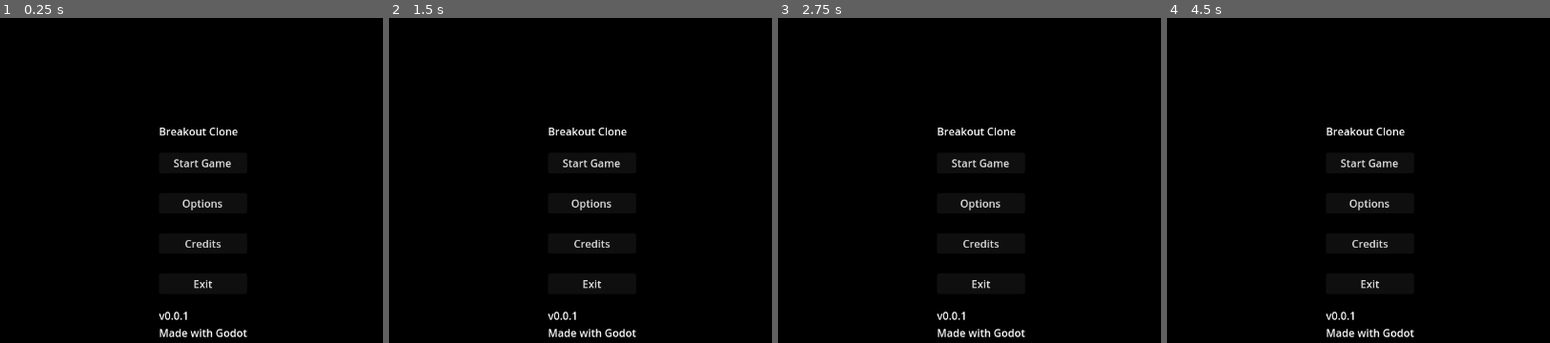
Above: before the commit, frames 1-4 (left to right).
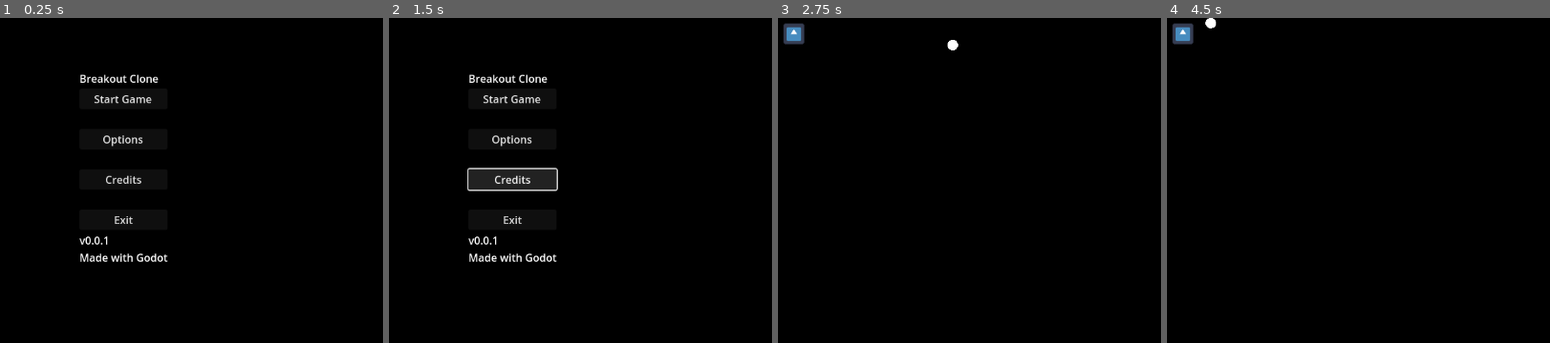
Above: after the commit, the same moments.

Repository: Modailun/breakout-clone
Game: Godot game, scene res://scenes/main_menu.tscn
Two runs of this game, one before a commit and one after it. Both use one fixed random seed, a clock stepped at 60 frames per second and the inputs below. The engine's default icon, where the game draws it, is replaced by a stand-in: a white triangle on a blue panel in a dark square.
Inputs (mouse positions are in pixels of both pictures, inside the frame that each line leads up to):
- Up to frame 1 (0.25 s): no input
- Up to frame 2 (1.5 s): click "Options" at 0.5 s; click "Credits" at 1.25 s
- Up to frame 3 (2.75 s): click "Start Game" at 2 s
- Up to frame 4 (4.5 s): click "Start Game" at 2.75 s; click (1182, 34) at 3.52 s; click "Start Game" at 4.25 s

The runs differ from the first frame. In frame 1, 2.8% of the frame differs, in the area x 20-65%, y 17-99%; in frame 2, 4.3%; in frame 3, 1.8%; in frame 4, 1.8%.

Commit message:
Optimized background

Diff:
--- a/scenes/fond.tscn
+++ b/scenes/fond.tscn
@@ -1,5 +1,6 @@
 [gd_scene format=3 uid="uid://bnyy22cuf50si"]
 
-[node name="Fond" type="Polygon2D"]
+[node name="Fond" type="ColorRect"]
+offset_right = 1152.0
+offset_bottom = 648.0
 color = Color(0, 0, 0, 1)
-polygon = PackedVector2Array(0, 0, 1152, 0, 1152, 648, 0, 648)
--- a/scenes/main_menu.tscn
+++ b/scenes/main_menu.tscn
@@ -3,59 +3,63 @@
 [ext_resource type="Script" uid="uid://5pgrwbq7mopt" path="res://scripts/main_menu.gd" id="1_l6cm7"]
 [ext_resource type="PackedScene" uid="uid://bnyy22cuf50si" path="res://scenes/fond.tscn" id="2_ekxnf"]
 
-[node name="MainMenu" type="MarginContainer"]
+[node name="MainMenu" type="Container"]
 anchors_preset = 15
 anchor_right = 1.0
 anchor_bottom = 1.0
 grow_horizontal = 2
 grow_vertical = 2
+script = ExtResource("1_l6cm7")
+
+[node name="Fond" parent="." instance=ExtResource("2_ekxnf")]
+layout_mode = 2
+
+[node name="MarginContainer" type="MarginContainer" parent="."]
+layout_mode = 2
 theme_override_constants/margin_left = 120
 theme_override_constants/margin_top = 80
 theme_override_constants/margin_right = 120
 theme_override_constants/margin_bottom = 80
-script = ExtResource("1_l6cm7")
 
-[node name="Fond" parent="." instance=ExtResource("2_ekxnf")]
-
-[node name="HBoxContainer" type="HBoxContainer" parent="."]
+[node name="HBoxContainer" type="HBoxContainer" parent="MarginContainer"]
 layout_mode = 2
 
-[node name="VBoxContainer" type="VBoxContainer" parent="HBoxContainer"]
+[node name="VBoxContainer" type="VBoxContainer" parent="MarginContainer/HBoxContainer"]
 layout_mode = 2
 
-[node name="Title" type="Label" parent="HBoxContainer/VBoxContainer"]
+[node name="Title" type="Label" parent="MarginContainer/HBoxContainer/VBoxContainer"]
 layout_mode = 2
 text = "Breakout Clone"
 
-[node name="MenuOptions" type="VBoxContainer" parent="HBoxContainer/VBoxContainer"]
+[node name="MenuOptions" type="VBoxContainer" parent="MarginContainer/HBoxContainer/VBoxContainer"]
 layout_mode = 2
 size_flags_vertical = 3
 theme_override_constants/separation = 30
 alignment = 1
 
-[node name="StartGame" type="Button" parent="HBoxContainer/VBoxContainer/MenuOptions"]
+[node name="StartGame" type="Button" parent="MarginContainer/HBoxContainer/VBoxContainer/MenuOptions"]
 layout_mode = 2
 text = "Start Game"
 
-[node name="Options" type="Button" parent="HBoxContainer/VBoxContainer/MenuOptions"]
+[node name="Options" type="Button" parent="MarginContainer/HBoxContainer/VBoxContainer/MenuOptions"]
 layout_mode = 2
 text = "Options"
 
-[node name="Credits" type="Button" parent="HBoxContainer/VBoxContainer/MenuOptions"]
+[node name="Credits" type="Button" parent="MarginContainer/HBoxContainer/VBoxContainer/MenuOptions"]
 layout_mode = 2
 text = "Credits"
 
-[node name="Exit" type="Button" parent="HBoxContainer/VBoxContainer/MenuOptions"]
+[node name="Exit" type="Button" parent="MarginContainer/HBoxContainer/VBoxContainer/MenuOptions"]
 layout_mode = 2
 text = "Exit"
 
-[node name="Version" type="Label" parent="HBoxContainer/VBoxContainer"]
+[node name="Version" type="Label" parent="MarginContainer/HBoxContainer/VBoxContainer"]
 layout_mode = 2
 text = "v0.0.1
 Made with Godot"
 
-[node name="CenterContainer" type="CenterContainer" parent="HBoxContainer"]
+[node name="CenterContainer" type="CenterContainer" parent="MarginContainer/HBoxContainer"]
 layout_mode = 2
 size_flags_horizontal = 3
 
-[connection signal="pressed" from="HBoxContainer/VBoxContainer/MenuOptions/StartGame" to="." method="_on_start_game_pressed"]
+[connection signal="pressed" from="MarginContainer/HBoxContainer/VBoxContainer/MenuOptions/StartGame" to="." method="_on_start_game_pressed"]
--- a/scripts/main_menu.gd
+++ b/scripts/main_menu.gd
@@ -1,4 +1,4 @@
-extends MarginContainer
+extends Container
 
 
 func _on_start_game_pressed() -> void:
